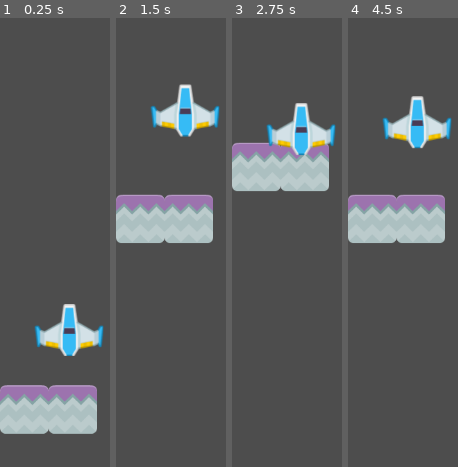
Above: before the commit, frames 1-4 (left to right).
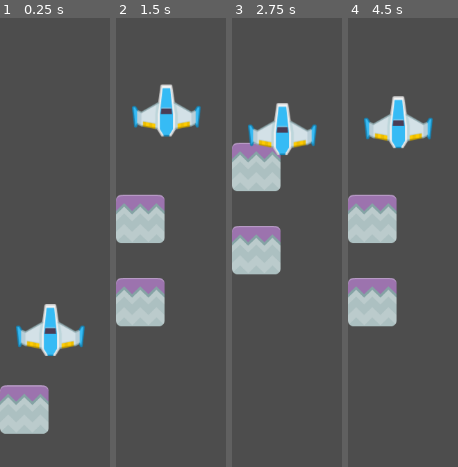
Above: after the commit, the same moments.

Repository: nano141004/GameDev-Tutorial2
Game: Godot game, scene res://scenes/MainLevel.tscn
Same seed, same stepped clock (60 frames per second), same inputs: the game is played once before the commit and once after it.
Inputs:
- Up to frame 1 (0.25 s): no input
- Up to frame 2 (1.5 s): hold Up (move_up) 0.53-1.28 s; hold Down (move_down) from 1.28 s (still down)
- Up to frame 3 (2.75 s): release Down (move_down) at 2.03 s; hold Up (move_up) from 2.03 s (still down)
- Up to frame 4 (4.5 s): release Up (move_up) at 3.53 s; hold Down (move_down) from 3.53 s (still down)

The runs differ from the first frame. In frame 1, 10% of the frame differs, in the area x 14-95%, y 63-93%; in frame 2, 15%, in the area x 0-95%, y 14-69%; in frame 3, 14%; in frame 4, 15%.

Commit message:
Finished answering question

Diff:
--- a/scenes/MainLevel.tscn
+++ b/scenes/MainLevel.tscn
@@ -17,11 +17,10 @@
 [node name="StonePlatform" parent="PlatformBlue" instance=ExtResource("1")]
 
 [node name="StonePlatform2" parent="PlatformBlue" instance=ExtResource("1")]
-position = Vector2(70, 0)
+position = Vector2(0, 120)
 
 [node name="BlueShip" parent="." instance=ExtResource("2")]
-position = Vector2(100, 421.901)
-scale = Vector2(4, 4)
+position = Vector2(72.7009, 421.901)
 lock_rotation = true
 
 [node name="ObjectiveArea" type="Area2D" parent="."]
